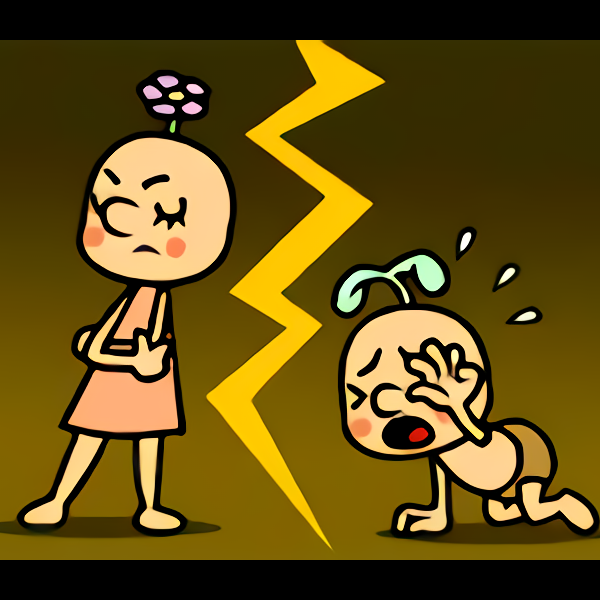
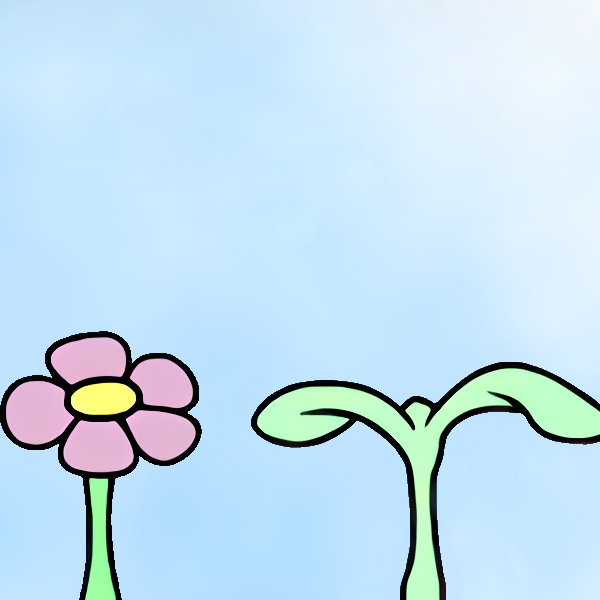
Two versions of the same layered image (600 x 600). Layer-by-layer changes:
added layer "2.1" above "2.2" over [0, 331, 600, 600]
renamed "3" to "1.3", hid it, moved it into group "Version1" over [0, 40, 600, 560]
hid "Background" over [0, 0, 600, 600]
added layer "bg" over [0, 0, 600, 600]
